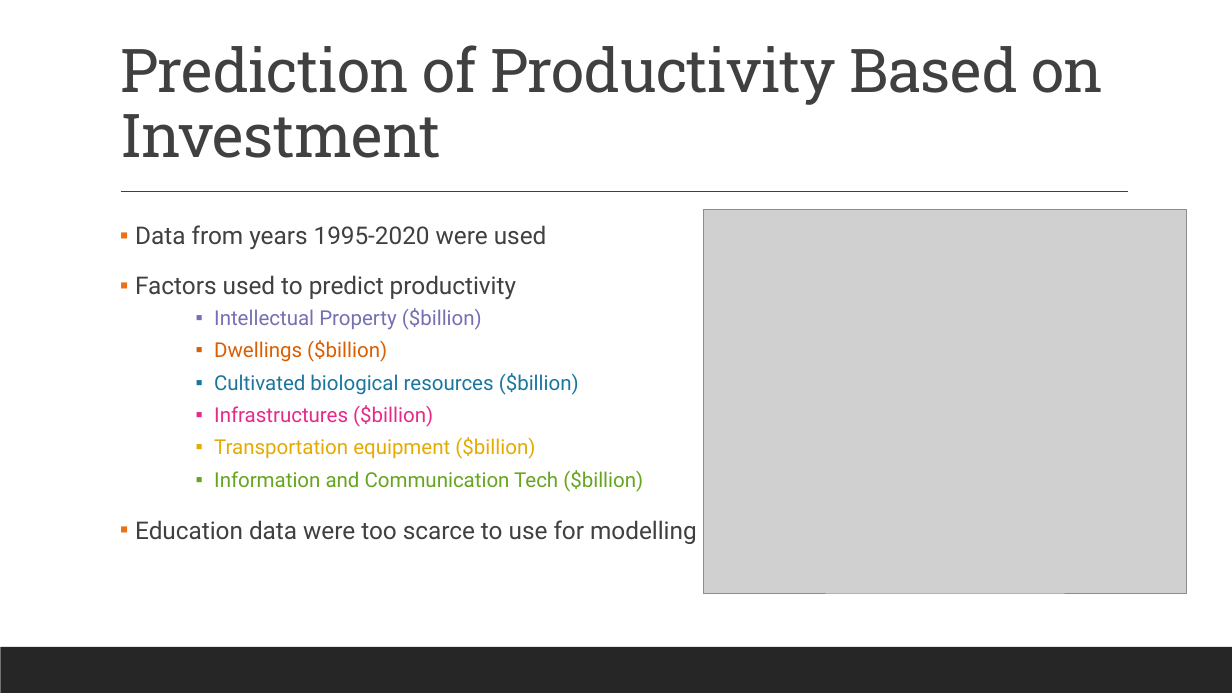
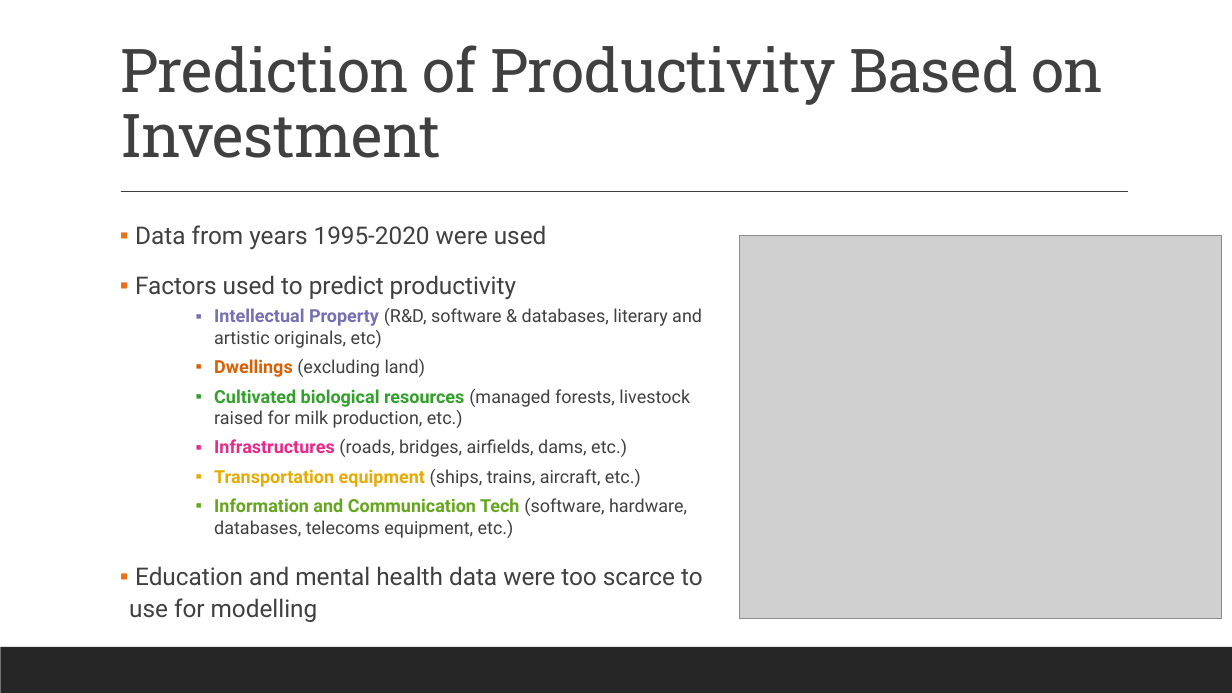
Before and after one commit to JohnHios/final_project, a slide deck: slide 9 of deloitte_investment_project/outputs/Deloitte_Investment_Project_JohnHios.pptx (slide 8 before the commit). Drawn at 1232x693 pixels with LibreOffice and Linux fonts; fonts in the diff are those of the drawing; grey boxes stand for pictures. Boxes give left, top, right and bottom in pixels: in the first picture for what was removed or moved away, otherwise in the second. Text is boxed around its words. In the diff, an @@ line names an element or a change of style, - is before the commit and + after.

```diff
--- a/deloitte_investment_project/outputs/Deloitte_Investment_Project_JohnHios.pptx
+++ b/deloitte_investment_project/outputs/Deloitte_Investment_Project_JohnHios.pptx
@@ picture moved from (x1=704, y1=209, x2=1187, y2=592) to (x1=739, y1=236, x2=1222, y2=619) @@
@@ text at (x1=135, y1=308, x2=703, y2=586): text changed; size 16 to 14 pt @@
-        ▪ Intellectual Property ($billion)
-        ▪ Dwellings ($billion)
-        ▪ Cultivated biological resources ($billion)
-        ▪ Infrastructures ($billion)
-        ▪ Transportation equipment ($billion)
-        ▪ Information and Communication Tech ($billion)
-▪ Education data were too scarce to use for modelling
+        ▪ Intellectual Property (R&D, software & databases, literary and artistic originals, etc)
+        ▪ Dwellings (excluding land)
+        ▪ Cultivated biological resources (managed forests, livestock raised for milk production, etc.)
+        ▪ Infrastructures (roads, bridges, airfields, dams, etc.)
+        ▪ Transportation equipment (ships, trains, aircraft, etc.)
+        ▪ Information and Communication Tech (software, hardware, databases, telecoms equipment, etc.)
+▪ Education and mental health data were too scarce to use for modelling
```
Also in this commit, not shown: 6 other slides changed, 2 slides added, 4 other files.
